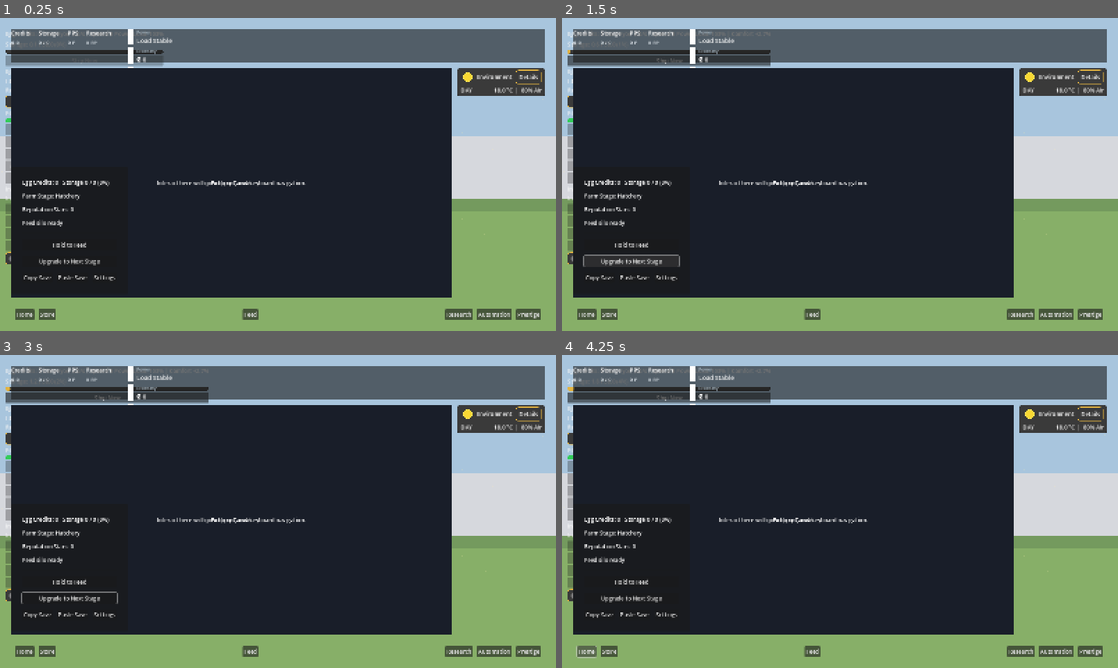
Above: before the commit, frames 1-4 (two rows, left to right).
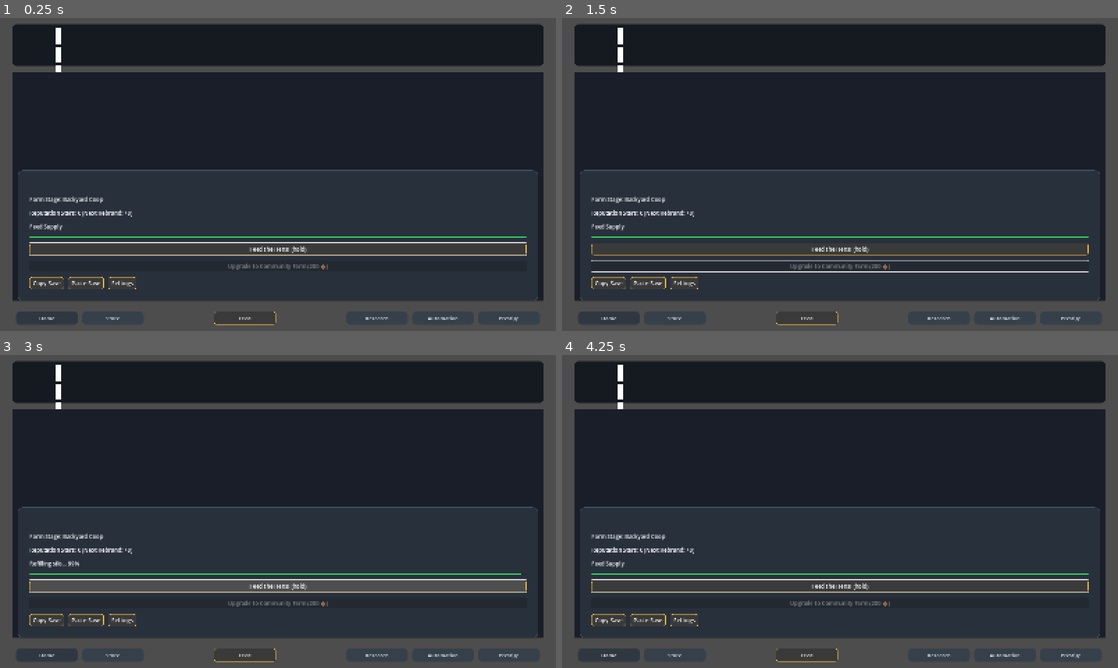
Above: after the commit, the same moments.

Repository: Balooog/Project_Yolkless
Game: Godot game, scene res://game/scenes/Main.tscn
Two runs of this game, one before a commit and one after it. Both use one fixed random seed, a clock stepped at 60 frames per second and the inputs below.
Inputs (mouse positions are in pixels of both pictures, inside the frame that each line leads up to):
- Up to frame 1 (0.25 s): no input
- Up to frame 2 (1.5 s): click (628, 262) at 0.5 s, where only the run before the commit has a clickable "Upgrade to Next Stage"; click (628, 262) at 1.25 s, where only the run before the commit has a clickable "Upgrade to Next Stage"
- Up to frame 3 (3 s): click (105, 398) at 2 s, where only the run before the commit has a clickable "Ship Now"; click "Feed the Hens! (hold)" at 2.75 s
- Up to frame 4 (4.25 s): click "Home" at 3.5 s

The runs differ from the first frame. In frame 1, 53% of the frame differs, in the area x 0-100%, y 0-100%; in frame 2, 53%; in frame 3, 53%; in frame 4, 53%.
Error before the commit: Parse Error: Identifier "_status_rows" not declared in the current scope. (res://ui/prototype/UIArchitecturePrototype.gd:267)

Commit message:
PX-020.4: telemetry docs + HUD baseline refresh
PX: PX-020.4

Diff:
--- a/game/scripts/Main.gd
+++ b/game/scripts/Main.gd
@@ -1054,8 +1054,8 @@
 		service.set_panel_visible(false)
 
 func _on_prototype_automation_target_changed(button_id: StringName) -> void:
-	var target_variant := AUTOMATION_BUTTON_TARGETS.get(button_id, button_id)
-	var target := StringName(target_variant)
+	var target_variant: Variant = AUTOMATION_BUTTON_TARGETS.get(button_id, button_id)
+	var target: StringName = StringName(target_variant)
 	var service := _get_automation_service()
 	if service:
 		service.set_panel_target(target)
--- a/tools/replay_headless.gd
+++ b/tools/replay_headless.gd
@@ -39,6 +39,7 @@
 var _samples: Array[Dictionary] = []
 var _alerts: Array[Dictionary] = []
 var _current_time: float = 0.0
+var _hud_label_log: Array[Dictionary] = []
 var _hud_economy_rate_label: String = ""
 var _hud_conveyor_backlog_label: String = ""
 var _hud_economy_rate_value: float = 0.0
@@ -243,6 +244,7 @@
 		"preset": String(_environment.get_preset()) if _environment else "",
 		"shipments": _shipments,
 		"samples": _samples,
+		"hud_labels": _hud_label_log,
 		"stats": stats,
 		"alerts": _alerts,
 		"final": {
@@ -321,4 +323,17 @@
 		backlog_details,
 		_hud_conveyor_backlog_count
 	])
+
+	_hud_label_log.append({
+		"time": _current_time,
+		"economy_rate": {
+			"value": _hud_economy_rate_value,
+			"label": _hud_economy_rate_label
+		},
+		"conveyor_backlog": {
+			"count": _hud_conveyor_backlog_count,
+			"label": _hud_conveyor_backlog_label,
+			"tone": String(_hud_conveyor_backlog_tone)
+		}
+	})
 	_next_hud_label_print = _current_time + HUD_LABEL_PRINT_INTERVAL
--- a/tools/ui_capture_baseline.gd
+++ b/tools/ui_capture_baseline.gd
@@ -13,6 +13,7 @@
 
 var _output_dir := DEFAULT_OUTPUT
 var _root_viewport: Viewport
+var _preserve_pixels := false
 
 func _init() -> void:
 	_parse_args()
@@ -35,6 +36,8 @@
 			var custom := arg.substr("--output=".length())
 			if custom != "":
 				_output_dir = custom
+		elif arg == "--preserve-pixels":
+			_preserve_pixels = true
 
 func _log(message: String) -> void:
 	print("[baseline]", message)
@@ -58,8 +61,9 @@
 	await process_frame
 
 func _save_png(image: Image, filename: String) -> void:
-	_mask_toast(image)
-	_mask_outside_safe_area(image)
+	if not _preserve_pixels:
+		_mask_toast(image)
+		_mask_outside_safe_area(image)
 	var absolute := _absolute_output_dir()
 	var full_path := absolute.path_join(filename)
 	var err := image.save_png(full_path)
--- a/ui/prototype/UIArchitecturePrototype.gd
+++ b/ui/prototype/UIArchitecturePrototype.gd
@@ -124,6 +124,7 @@
 var _tab_buttons: Array[BaseButton] = []
 var _dock_buttons: Array[BaseButton] = []
 var _sheets: Array[Control] = []
+var _status_rows: Dictionary = {}
 var _current_root_margin: float = 24.0
 var _current_column_separation: float = 12.0
 var _factory_design_width: float = 960.0
@@ -181,6 +182,7 @@
 	_apply_automation_copy()
 
 func _initialize_banner_references() -> void:
+	_status_rows.clear()
 	_banner_content = null
 	_alert_pill = null
 	_banner_metric_title_labels.clear()
@@ -222,6 +224,35 @@
 			_banner_metric_title_labels = title_labels
 			_metric_labels = metric_map
 			_alert_pill = legacy_content.get_node_or_null("AlertPill") as Label
+			var status_dock := legacy_content.get_node_or_null("StatusDock")
+			if status_dock:
+				_status_rows = {
+					&"power": {
+						"title": status_dock.get_node_or_null("PowerRow/PowerText/PowerTitle"),
+						"value": status_dock.get_node_or_null("PowerRow/PowerText/PowerValue"),
+						"icon": status_dock.get_node_or_null("PowerRow/PowerIcon")
+					},
+					&"economy": {
+						"title": status_dock.get_node_or_null("EconomyRow/EconomyText/EconomyTitle"),
+						"value": status_dock.get_node_or_null("EconomyRow/EconomyText/EconomyValue"),
+						"icon": status_dock.get_node_or_null("EconomyRow/EconomyIcon")
+					},
+					&"population": {
+						"title": status_dock.get_node_or_null("PopulationRow/PopulationText/PopulationTitle"),
+						"value": status_dock.get_node_or_null("PopulationRow/PopulationText/PopulationValue"),
+						"icon": status_dock.get_node_or_null("PopulationRow/PopulationIcon")
+					},
+					&"economy_rate": {
+						"title": status_dock.get_node_or_null("EconomyRateRow/EconomyRateText/EconomyRateTitle"),
+						"value": status_dock.get_node_or_null("EconomyRateRow/EconomyRateText/EconomyRateValue"),
+						"icon": status_dock.get_node_or_null("EconomyRateRow/EconomyRateIcon")
+					},
+					&"conveyor_backlog": {
+						"title": status_dock.get_node_or_null("ConveyorRow/ConveyorText/ConveyorTitle"),
+						"value": status_dock.get_node_or_null("ConveyorRow/ConveyorText/ConveyorValue"),
+						"icon": status_dock.get_node_or_null("ConveyorRow/ConveyorIcon")
+					}
+				}
 	if _banner_metric_columns.is_empty() and _top_banner_component:
 		_banner_metric_columns = _top_banner_component.metric_columns()
 	if _banner_metric_title_labels.is_empty() and _top_banner_component:
Binary file changed: dev/screenshots/ui_baseline/hud_blank_reference.png
Binary file changed: dev/screenshots/ui_baseline/hud_power_critical.png
Binary file changed: dev/screenshots/ui_baseline/hud_power_normal.png
Binary file changed: dev/screenshots/ui_baseline/hud_power_warning.png
Not shown, changed: docs/index.md
Not shown, changed: docs/px/PX-020.4_Telemetry_Replay.md
Not shown, changed: docs/quality/Telemetry_Replay.md
Not shown, changed: docs/quickstarts/telemetry_replay_quickstart.md
Not shown, changed: docs/roadmap/PX_20_Series_Roadmap.md
Not shown, changed: tools/check_only_ci.sh
Not shown, changed: tools/run_headless_godot.sh
Not shown, changed: tools/ui_compare.sh
